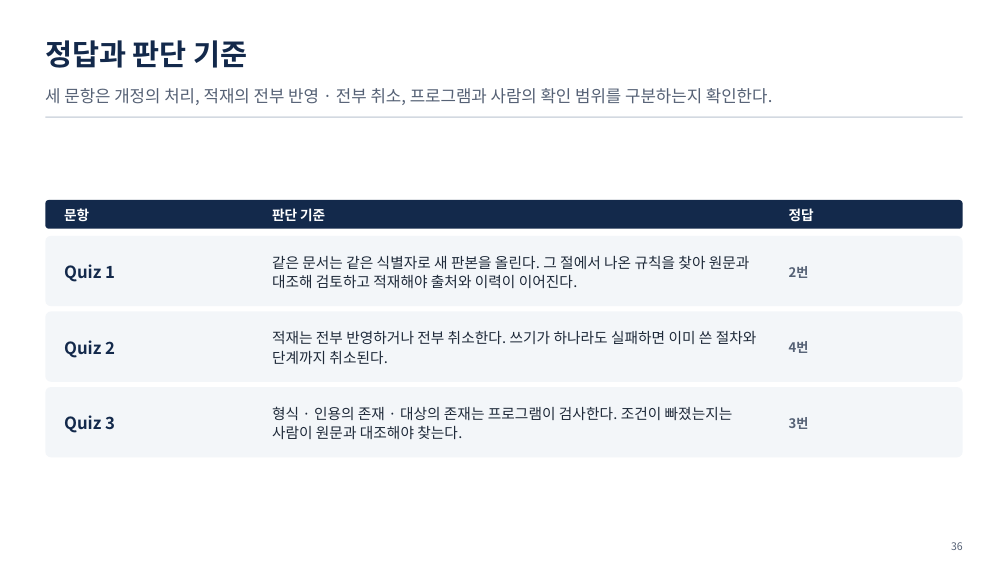
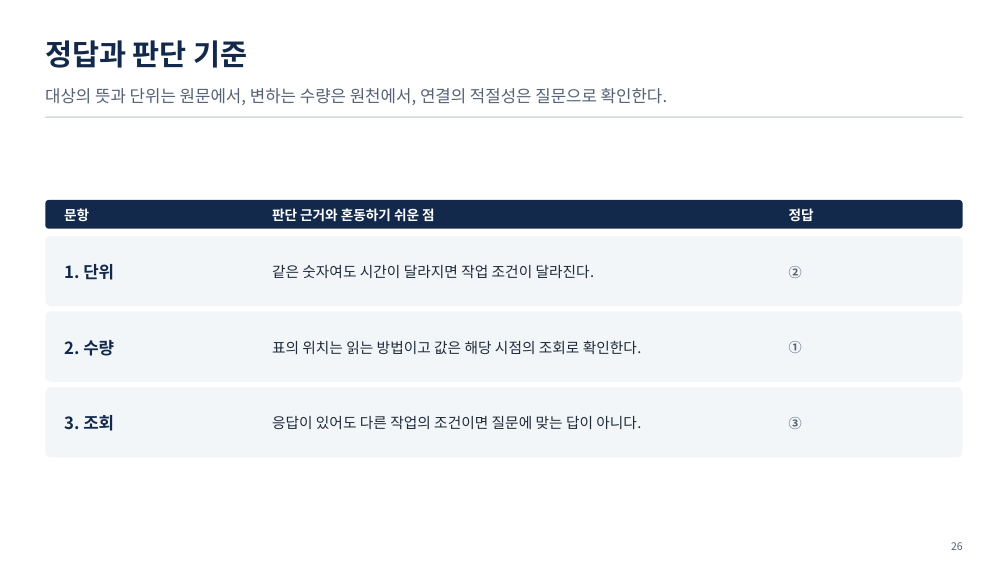
Before and after one commit to uengine-oss/hyd-iot-edu, a slide deck: slide 26 of workspace/강의제작/산출물/통합반/이론_오프라인/04회차/통합반_오프라인_04회차.pptx (slide 36 before the commit). Drawn at 1008x567 pixels with LibreOffice and Linux fonts; fonts in the diff are those of the drawing. Boxes give left, top, right and bottom in pixels: in the first picture for what was removed or moved away, otherwise in the second. Text is boxed around its words. In the diff, an @@ line names an element or a change of style, - is before the commit and + after.

```diff
--- a/workspace/강의제작/산출물/통합반/이론_오프라인/04회차/통합반_오프라인_04회차.pptx
+++ b/workspace/강의제작/산출물/통합반/이론_오프라인/04회차/통합반_오프라인_04회차.pptx
@@ text at bbox=[45, 88, 667, 105]: text changed @@
-세 문항은 개정의 처리, 적재의 전부 반영 · 전부 취소, 프로그램과 사람의 확인 범위를 구분하는지 확인한다.
+대상의 뜻과 단위는 원문에서, 변하는 수량은 원천에서, 연결의 적절성은 질문으로 확인한다.
@@ text at bbox=[272, 208, 435, 222]: text changed @@
-판단 기준
+판단 근거와 혼동하기 쉬운 점
@@ text at bbox=[64, 264, 114, 280]: text changed @@
-Quiz 1
+1. 단위
@@ text at bbox=[272, 265, 595, 278]: text changed @@
-같은 문서는 같은 식별자로 새 판본을 올린다. 그 절에서 나온 규칙을 찾아 원문과 대조해 검토하고 적재해야 출처와 이력이 이어진다.
+같은 숫자여도 시간이 달라지면 작업 조건이 달라진다.
@@ text at bbox=[789, 266, 802, 278]: text changed @@
-2번
+②
@@ text at bbox=[64, 340, 114, 356]: text changed @@
-Quiz 2
+2. 수량
@@ text at bbox=[272, 340, 642, 354]: text changed @@
-적재는 전부 반영하거나 전부 취소한다. 쓰기가 하나라도 실패하면 이미 쓴 절차와 단계까지 취소된다.
+표의 위치는 읽는 방법이고 값은 해당 시점의 조회로 확인한다.
@@ text at bbox=[789, 341, 802, 353]: text changed @@
-4번
+①
@@ text at bbox=[64, 415, 114, 431]: text changed @@
-Quiz 3
+3. 조회
@@ text at bbox=[272, 416, 641, 429]: text changed @@
-형식 · 인용의 존재 · 대상의 존재는 프로그램이 검사한다. 조건이 빠졌는지는 사람이 원문과 대조해야 찾는다.
+응답이 있어도 다른 작업의 조건이면 질문에 맞는 답이 아니다.
@@ text at bbox=[789, 417, 802, 429]: text changed @@
-3번
+③
```
Also in this commit, not shown: 9 other slides changed, 15 slides added, 25 slides removed, 13 other files.
